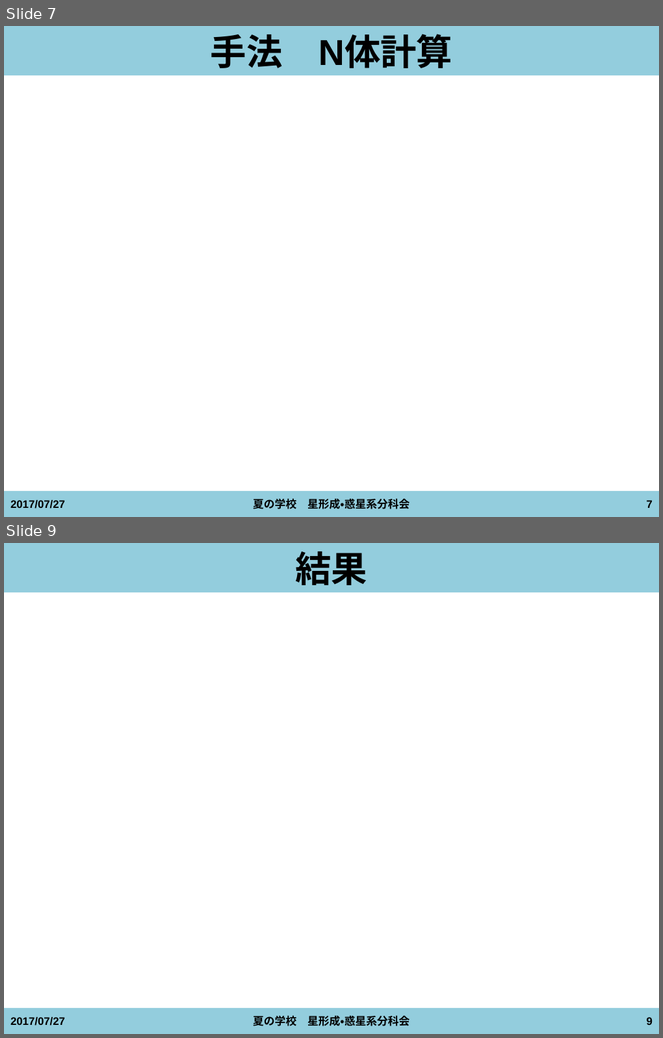
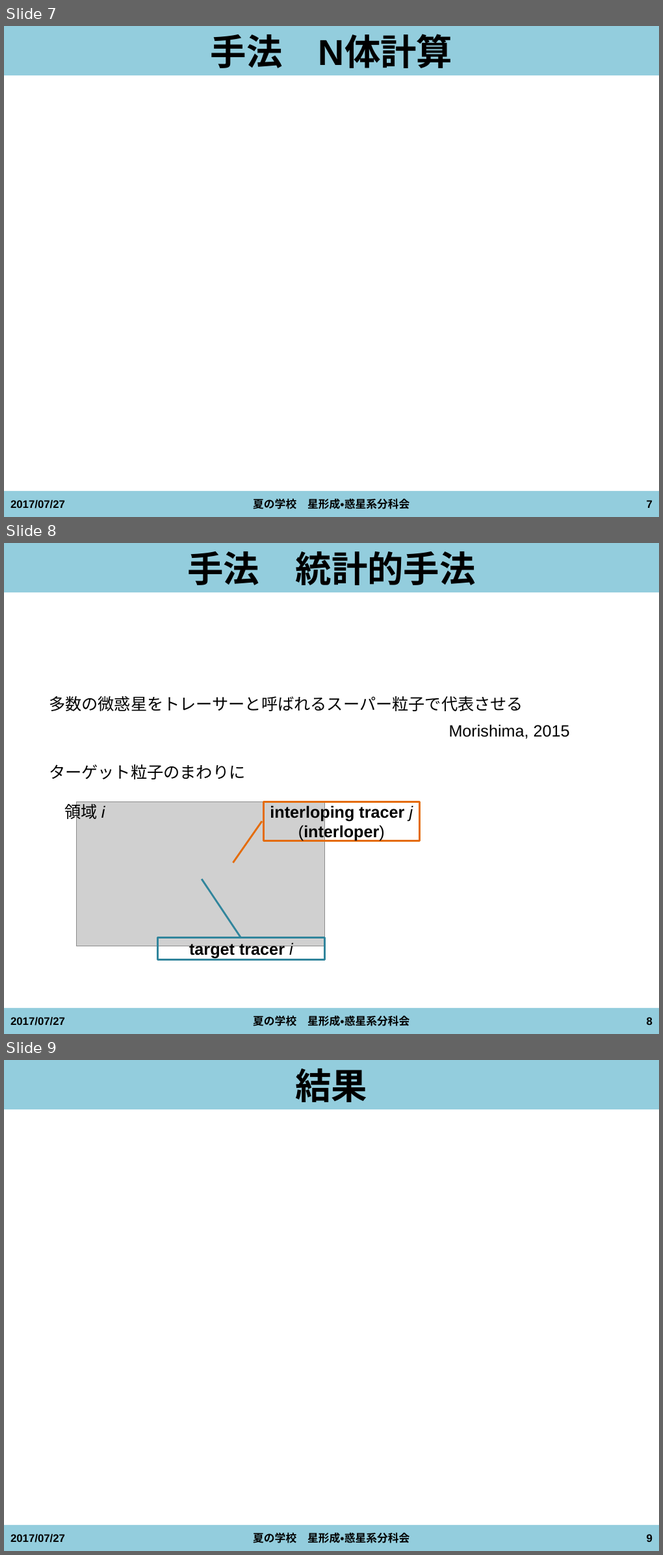
Before and after one commit to kazpc1215/Summer_School_2017, a slide deck: isoya20170727_ver1.pptx. Shown one above the other, each under a label of ours: slides 7 and 9 before the commit, slides 7, 8 and 9 after it; the slides between them are not shown. The pictures are 663x1038 and 663x1555 pixels, drawn with LibreOffice and Linux fonts; fonts in the diff are those of the drawing; grey boxes stand for pictures. Boxes give left, top, right and bottom in pixels: in the first picture for what was removed or moved away, otherwise in the second. Text is boxed around its words. In the diff, an @@ line names an element or a change of style, - is before the commit and + after.

```diff
--- a/isoya20170727_ver1.pptx
+++ b/isoya20170727_ver1.pptx
@@ slide 8 added at [4,543,659,1034], background #FFFFFF; not listed: 2 template elements that a slide beside it also shows @@
@@ title added at [187,551,476,585], 39.6 pt, text #000000, bold @@
+手法 統計的手法
@@ text added at [49,696,523,711], 18 pt, text #000000 @@
+多数の微惑星をトレーサーと呼ばれるスーパー粒子で代表させる
@@ text added at [449,724,570,739], 18 pt, text #000000 @@
+Morishima, 2015
@@ text added at [49,764,245,780], 18 pt, text #000000 @@
+ターゲット粒子のまわりに
@@ group added at [65,801,419,960]: 2 border callouts, 1 picture, 1 text @@
+target tracer i
+interloping tracer j
+(interloper)
+領域 i
@@ text added at [10,1017,65,1026], 12 pt, text #000000, bold @@
+2017/07/27
@@ text added at [253,1016,410,1027], 12 pt, text #000000, bold @@
+夏の学校 星形成・惑星系分科会
@@ page number added at [647,1017,653,1025], 12 pt, text #000000, bold @@
+8
```
Also in this commit, not shown: 7 slides changed, 1 other slide added.
